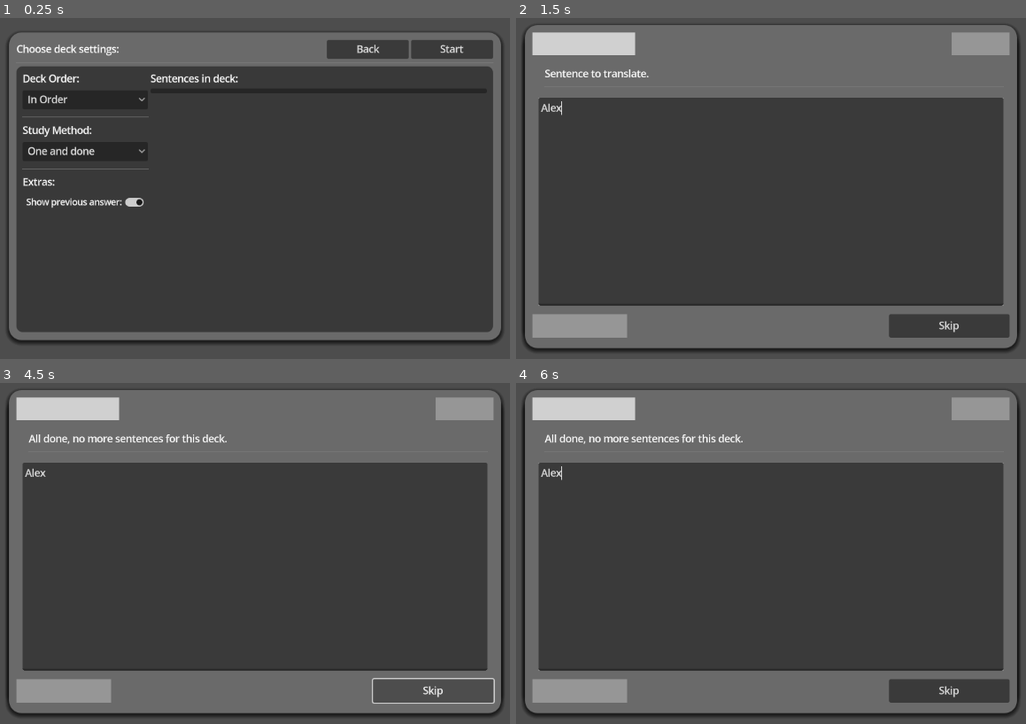
Above: before the commit, frames 1-4 (two rows, left to right).
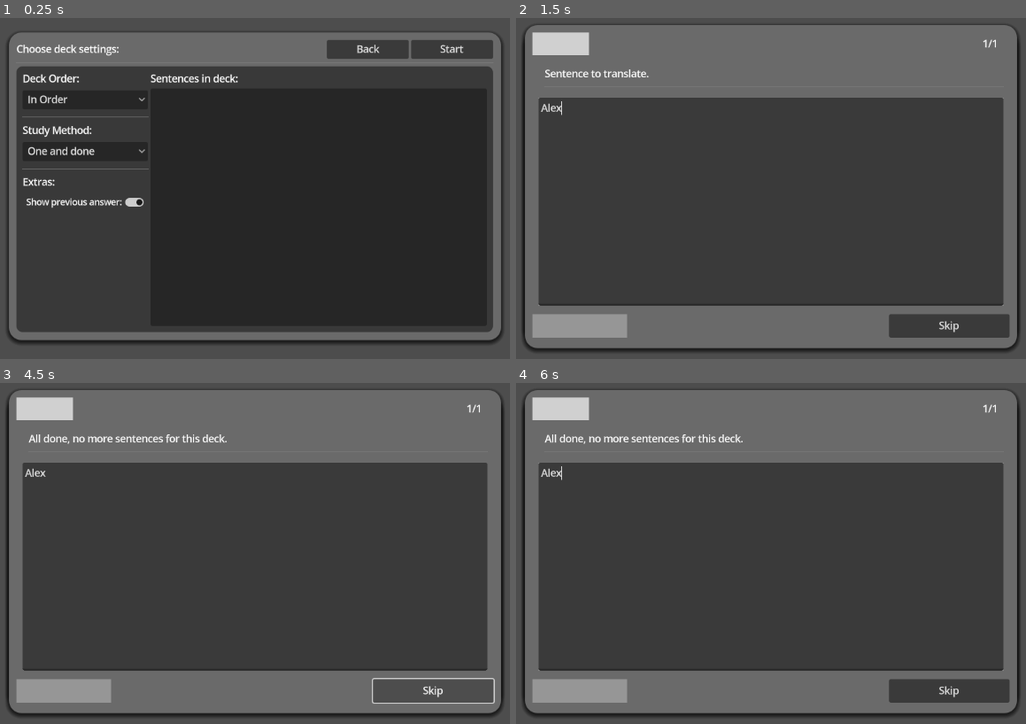
Above: after the commit, the same moments.

Repository: Zombeescott/Sentencevist
Game: Godot game, scene res://Scenes/deck_settings.tscn
The game is run twice, just before and just after one commit, with the same random seed, the same clock (stepped at 60 frames per second) and the same inputs. This scene is started directly instead of the project's main scene.
Inputs (mouse positions are in pixels of both pictures, inside the frame that each line leads up to):
- Up to frame 1 (0.25 s): no input
- Up to frame 2 (1.5 s): click "Start" at 0.5 s; click (771, 202) at 1.27 s; type "Alex" at 1.35 s
- Up to frame 3 (4.5 s): click "Start" at 2 s; click "One and done" at 2.75 s; click "One and done" at 3.5 s; click "Skip" at 4.25 s
- Up to frame 4 (6 s): click "Skip" at 5 s; click "In Order" at 5.75 s

The runs differ from the first frame. In frame 2, 1.4% of the frame differs, in the area x 14-97%, y 4-11%; in frame 3, 1.4%; in frame 4, 1.4%.
Error in both runs: Attempt to call function 'manual_screen_change' in base 'null instance' on a null instance. (res://Scripts/Autoloads/background_manager.gd:66)

Commit message:
Added a card counter

Diff:
--- a/Scenes/deck_settings.tscn
+++ b/Scenes/deck_settings.tscn
@@ -140,7 +140,7 @@
 [node name="ListContainer" type="VBoxContainer" parent="PanelContainer/MarginContainer/VBoxContainer/PanelContainer/Margins/HBoxContainer"]
 layout_mode = 2
 size_flags_horizontal = 3
-size_flags_stretch_ratio = 3.19
+size_flags_stretch_ratio = 4.0
 
 [node name="Label" type="Label" parent="PanelContainer/MarginContainer/VBoxContainer/PanelContainer/Margins/HBoxContainer/ListContainer"]
 layout_mode = 2
@@ -149,6 +149,7 @@
 [node name="Sentences" type="ItemList" parent="PanelContainer/MarginContainer/VBoxContainer/PanelContainer/Margins/HBoxContainer/ListContainer"]
 unique_name_in_owner = true
 layout_mode = 2
+size_flags_vertical = 3
 auto_height = true
 
 [connection signal="button_down" from="PanelContainer/MarginContainer/VBoxContainer/Top Bar/Back" to="." method="_on_back_button_down"]
--- a/Scenes/translation_page.tscn
+++ b/Scenes/translation_page.tscn
@@ -49,18 +49,21 @@
 [node name="Left Square" type="ColorRect" parent="PanelContainer/MarginContainer/VBoxContainer/Top Bar"]
 layout_mode = 2
 size_flags_horizontal = 3
-size_flags_stretch_ratio = 1.8
+size_flags_stretch_ratio = 0.15
 color = Color(0.815389, 0.815389, 0.815389, 1)
 
 [node name="Gap" type="Control" parent="PanelContainer/MarginContainer/VBoxContainer/Top Bar"]
 layout_mode = 2
 size_flags_horizontal = 3
-size_flags_stretch_ratio = 5.45
 
-[node name="Right Square" type="ColorRect" parent="PanelContainer/MarginContainer/VBoxContainer/Top Bar"]
+[node name="CardCountLabel" type="Label" parent="PanelContainer/MarginContainer/VBoxContainer/Top Bar"]
+unique_name_in_owner = true
 layout_mode = 2
 size_flags_horizontal = 3
-color = Color(0.587079, 0.587078, 0.587078, 1)
+size_flags_stretch_ratio = 0.1
+text = "1/1"
+horizontal_alignment = 1
+vertical_alignment = 1
 
 [node name="Word Container" type="MarginContainer" parent="PanelContainer/MarginContainer/VBoxContainer"]
 layout_mode = 2
--- a/Scripts/translation_page.gd
+++ b/Scripts/translation_page.gd
@@ -1,5 +1,6 @@
 extends Control
 
+var card_count_label: Label
 var native_sentence: RichTextLabel
 var text_block: TextEdit
 var correct_label: RichTextLabel
@@ -21,11 +22,15 @@
 var use_prev_ans: bool = true
 
 var saved_words: Array
+var card_count: int = 0;
 var retry_counter: int = RETRY_NUM
+var last_saved_words_count: int = 0
+var last_sent_keys_count: int
 
 const RETRY_NUM: int = 3
 
 func _ready() -> void:
+	card_count_label = %CardCountLabel
 	native_sentence = %Sentence
 	text_block = %TextEdit
 	correct_label = %CorrectLabel
@@ -62,9 +67,10 @@
 	deck_method = settings.method
 	deck_order = settings.order
 	use_prev_ans = settings.prev_ans
-
-	set_current_sentences()
-	clean_display()
+	last_sent_keys_count = sentence_keys.size()
+
+	next_sentence()
+	#increment_card_count()
 
 
 # Checks if input was correct
@@ -163,6 +169,7 @@
 				retry_counter = RETRY_NUM
 
 	if retry_counter != 0 and more_sents: # Default method
+
 		match deck_order:
 			0: # In order
 				curr = sentence_keys.pop_front()
@@ -178,9 +185,28 @@
 func next_sentence() -> void:
 	set_current_sentences()
 	clean_display()
+	check_finished_cards()
 
 	if use_prev_ans:
 		prev_ans_label.text = ""
+
+
+func check_finished_cards() -> void:
+	if last_sent_keys_count > sentence_keys.size() \
+	and last_saved_words_count == saved_words.size():
+		# Word completed first try or "One and done"
+		increment_card_count()
+	elif last_saved_words_count > saved_words.size():
+		# Word removed from saved_words
+		increment_card_count()
+
+	last_sent_keys_count = sentence_keys.size()
+	last_saved_words_count = saved_words.size()
+
+
+func increment_card_count() -> void:
+		card_count += 1
+		card_count_label.text = "%d/%d" % [card_count, sentence_dict.size()]
 
 
 # Fixes display if there is something going on
